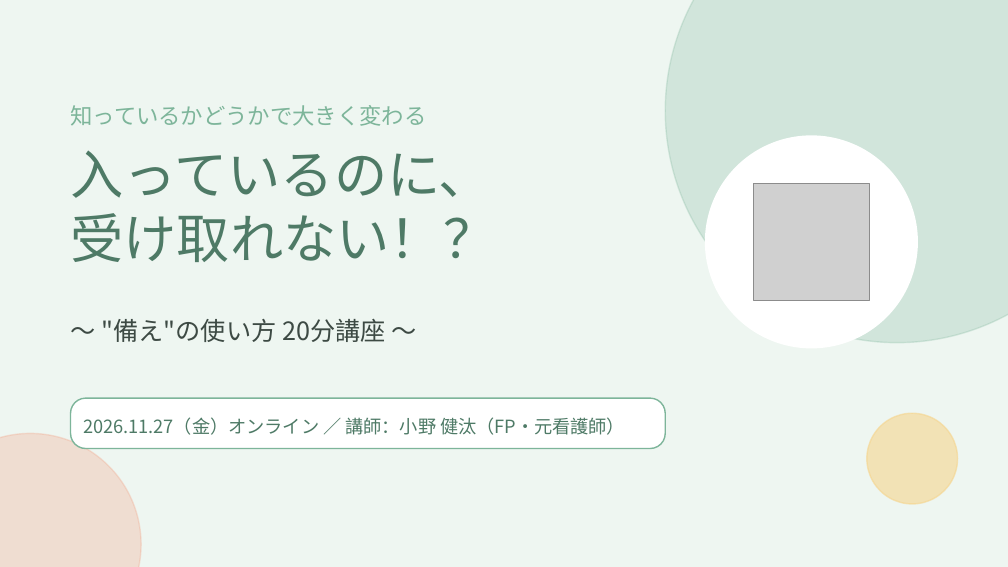
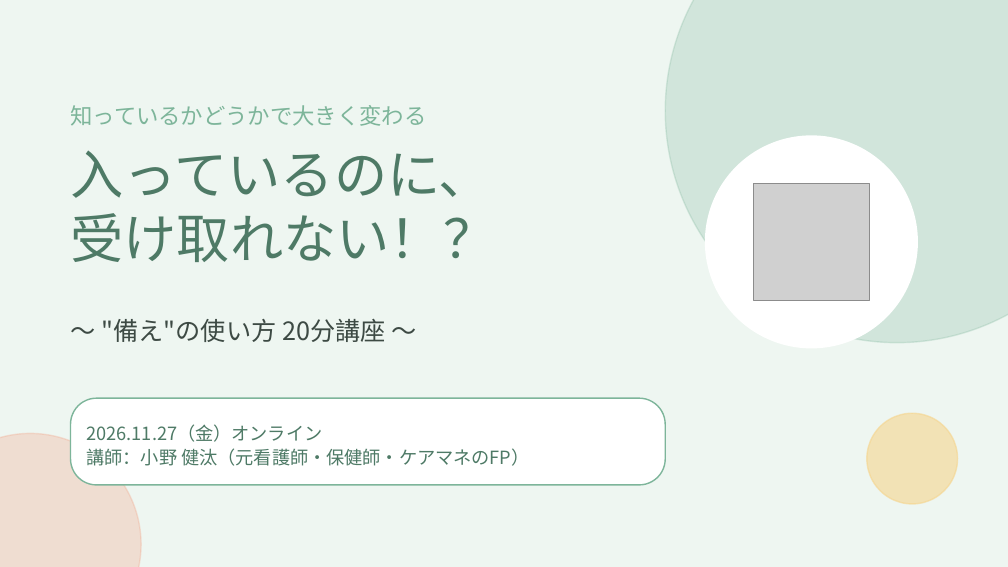
Before and after one commit to onohome403-ops/FP-onoken, a slide deck: slide 1 of セミナー資料/1127ミニセミナー_入っているのに受け取れない.pptx. Drawn at 1008x567 pixels with LibreOffice and Linux fonts; fonts in the diff are those of the drawing; grey boxes stand for pictures. Boxes give left, top, right and bottom in pixels: in the first picture for what was removed or moved away, otherwise in the second. Text is boxed around its words. In the diff, an @@ line names an element or a change of style, - is before the commit and + after.

```diff
--- a/セミナー資料/1127ミニセミナー_入っているのに受け取れない.pptx
+++ b/セミナー資料/1127ミニセミナー_入っているのに受け取れない.pptx
@@ rounded rectangle "2026.11.27（金）オンライン 講師：小野 健汰（元看護師・保健師・ケアマネのFP）": place and size @@
-rounded rectangle "2026.11.27（金）オンライン 講師：小野 健汰（元看護師・保健師・ケアマネのFP）" at box(71, 398, 665, 449)
+rounded rectangle "2026.11.27（金）オンライン 講師：小野 健汰（元看護師・保健師・ケアマネのFP）" at box(71, 398, 665, 485)
@@ text in rounded rectangle at box(87, 424, 529, 466): text changed @@
-2026.11.27（金）オンライン ／ 講師：小野 健汰（FP・元看護師）
+2026.11.27（金）オンライン
+講師：小野 健汰（元看護師・保健師・ケアマネのFP）
```
Also in this commit, not shown: 1 other slide changed, 2 other files.
